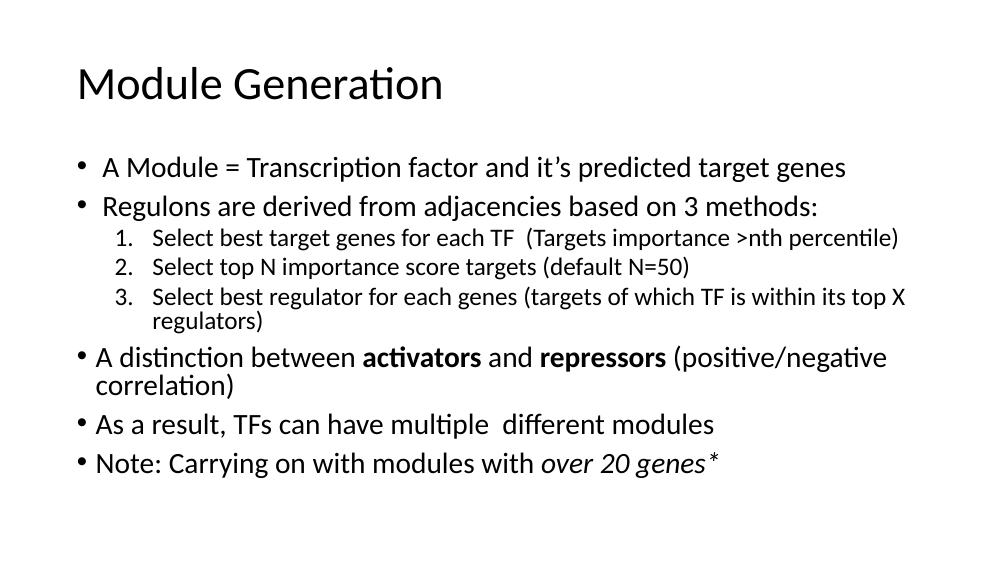
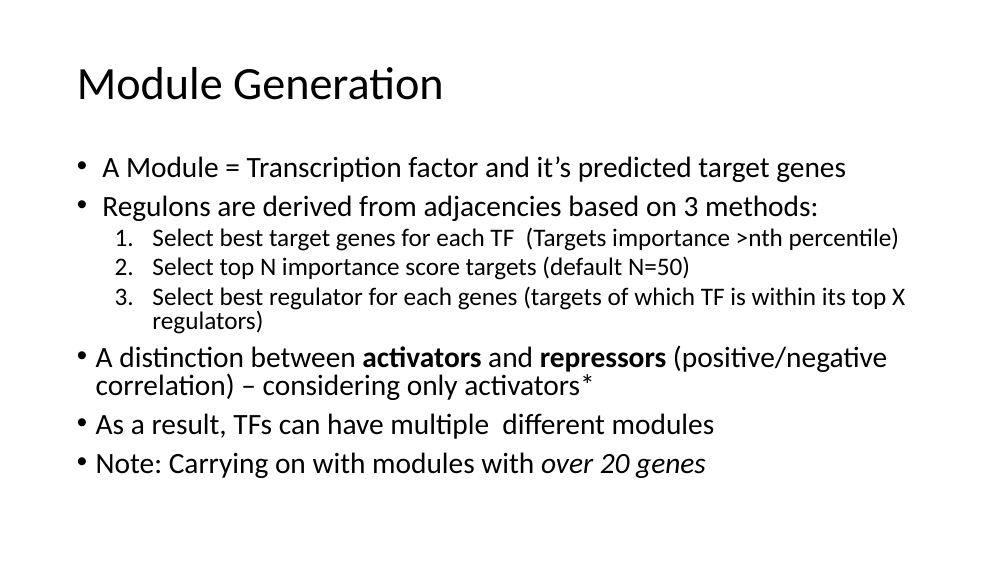
Before and after one commit to ozlembahar/devo-grn, a slide deck: slide 13 of my_notes.pptx. Drawn at 1008x567 pixels with LibreOffice and Linux fonts; fonts in the diff are those of the drawing. Boxes give left, top, right and bottom in pixels: in the first picture for what was removed or moved away, otherwise in the second. Text is boxed around its words. In the diff, an @@ line names an element or a change of style, - is before the commit and + after.

```diff
--- a/my_notes.pptx
+++ b/my_notes.pptx
@@ text at [96, 345, 887, 400]: text changed @@
-• A distinction between activators and repressors (positive/negative correlation)
+• A distinction between activators and repressors (positive/negative correlation) – considering only activators*
@@ text at [96, 452, 706, 478]: text changed @@
-• Note: Carrying on with modules with over 20 genes*
+• Note: Carrying on with modules with over 20 genes
```
Also in this commit, not shown: 4 other slides changed, 8 slides added, 1 slide removed, 5 other files.
